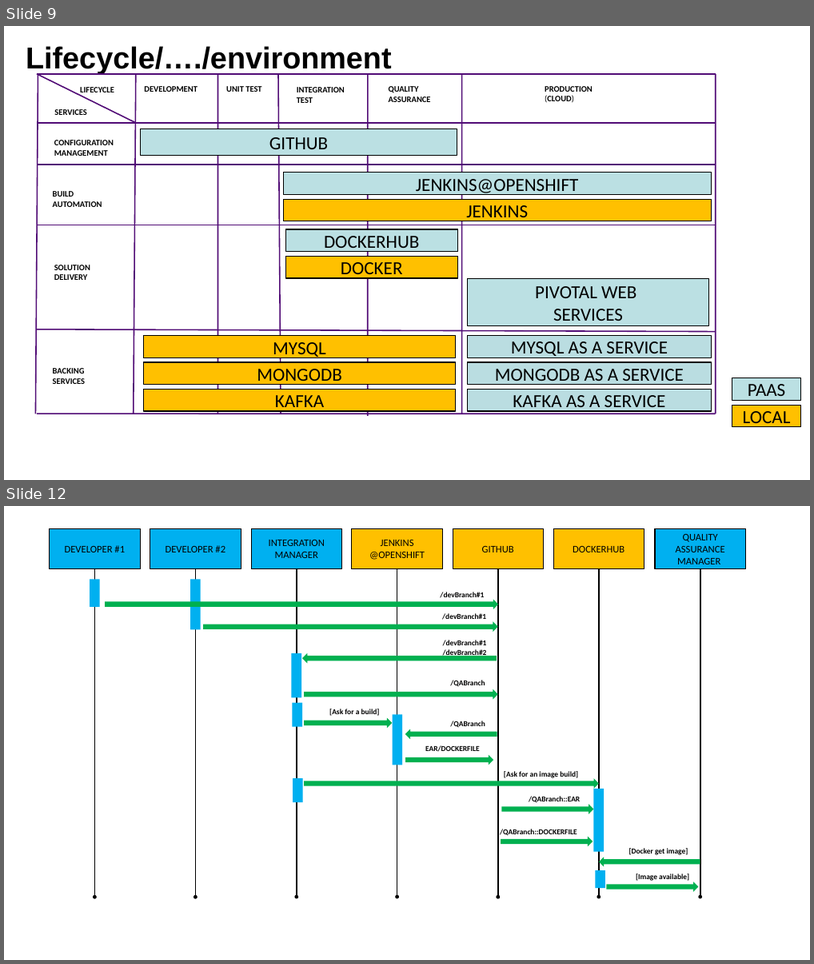
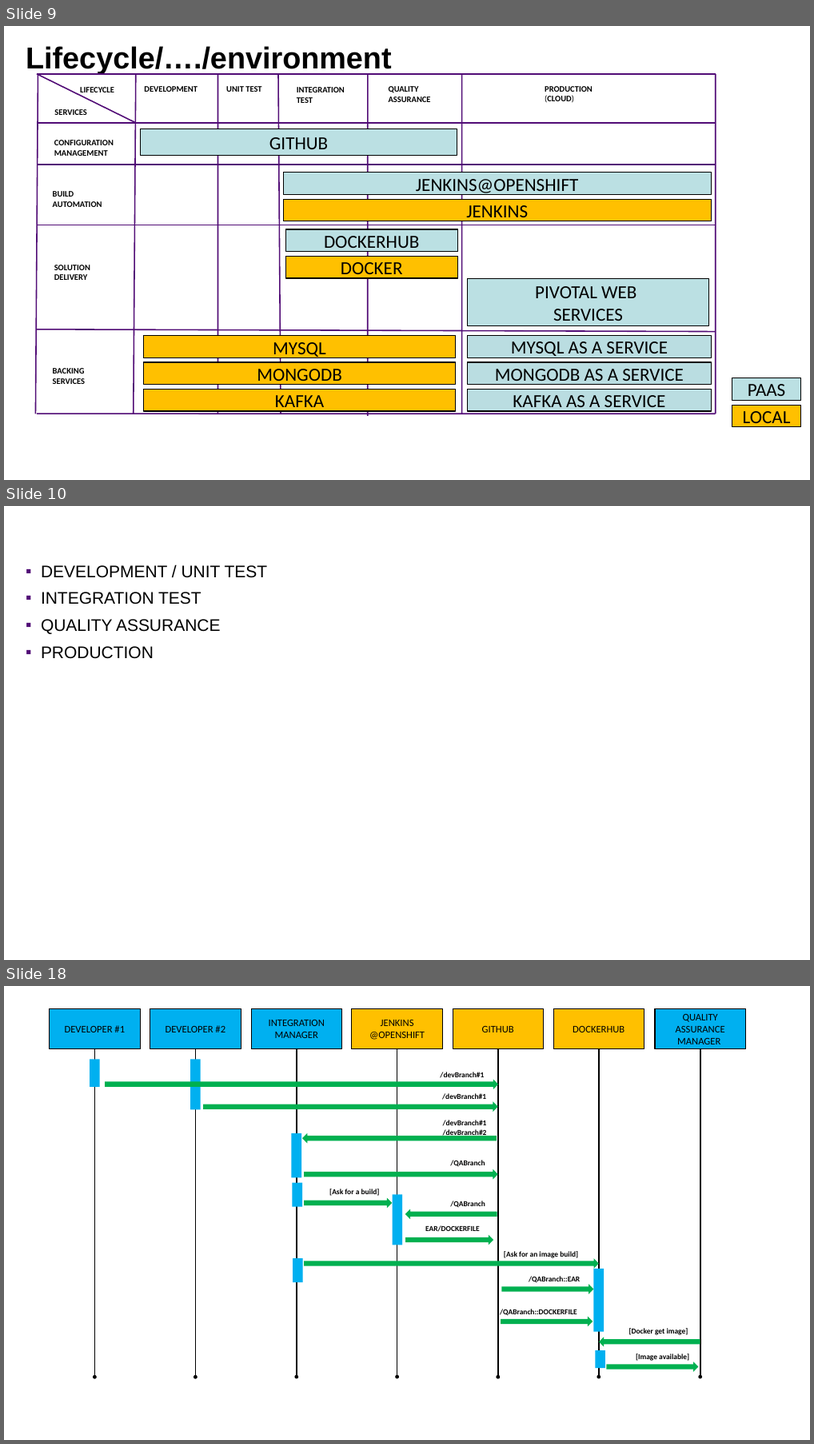
Before and after one commit to lbennardis/microS_code2016_DOCS, a slide deck: luigiBennardisMicroservices.pptx. Shown one above the other, each under a label of ours: slides 9 and 12 before the commit, slides 9, 10 and 18 after it; the slides between them are not shown. The pictures are 814x964 and 814x1444 pixels, drawn with LibreOffice and Linux fonts; fonts in the diff are those of the drawing; background and template pictures are left out. Boxes give left, top, right and bottom in pixels: in the first picture for what was removed or moved away, otherwise in the second. Text is boxed around its words. In the diff, an @@ line names an element or a change of style, - is before the commit and + after.

```diff
--- a/luigiBennardisMicroservices.pptx
+++ b/luigiBennardisMicroservices.pptx
@@ slide 10 added at [4, 506, 810, 960], background picture (left out) @@
@@ text added at [41, 565, 268, 659], 40 pt, text #000000 @@
+▪ DEVELOPMENT / UNIT TEST
+▪ INTEGRATION TEST
+▪ QUALITY ASSURANCE
+▪ PRODUCTION
@@ what was slide 12 is now slide 18 @@
```
Also in this commit, not shown: 2 slides changed, 7 other slides added, 1 other file.
